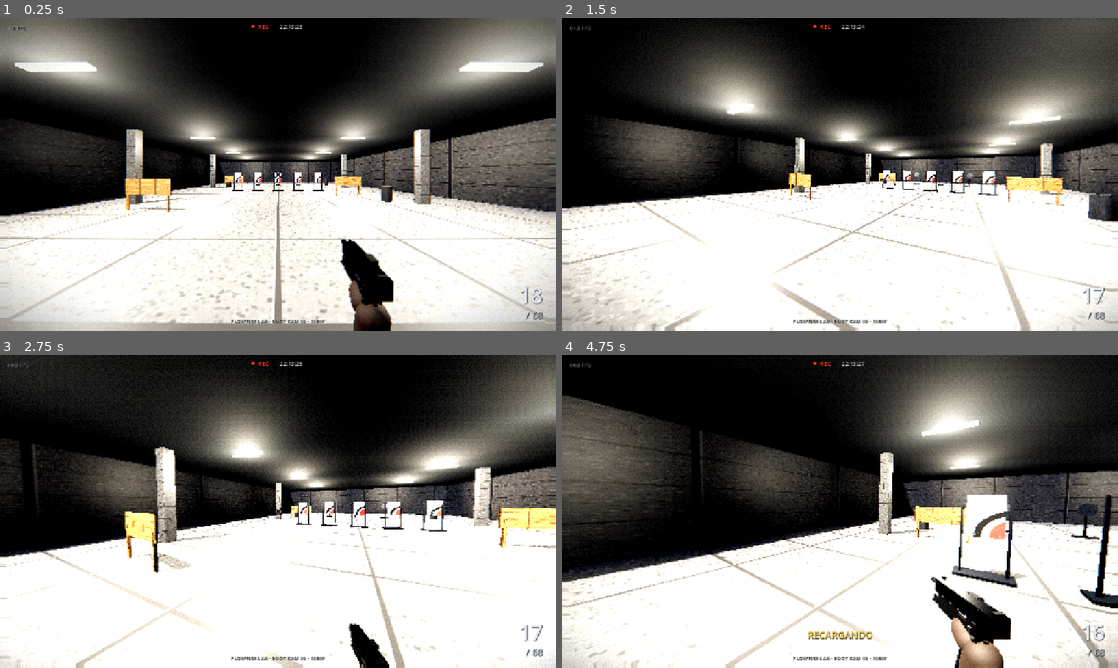
Above: before the commit, frames 1-4 (two rows, left to right).
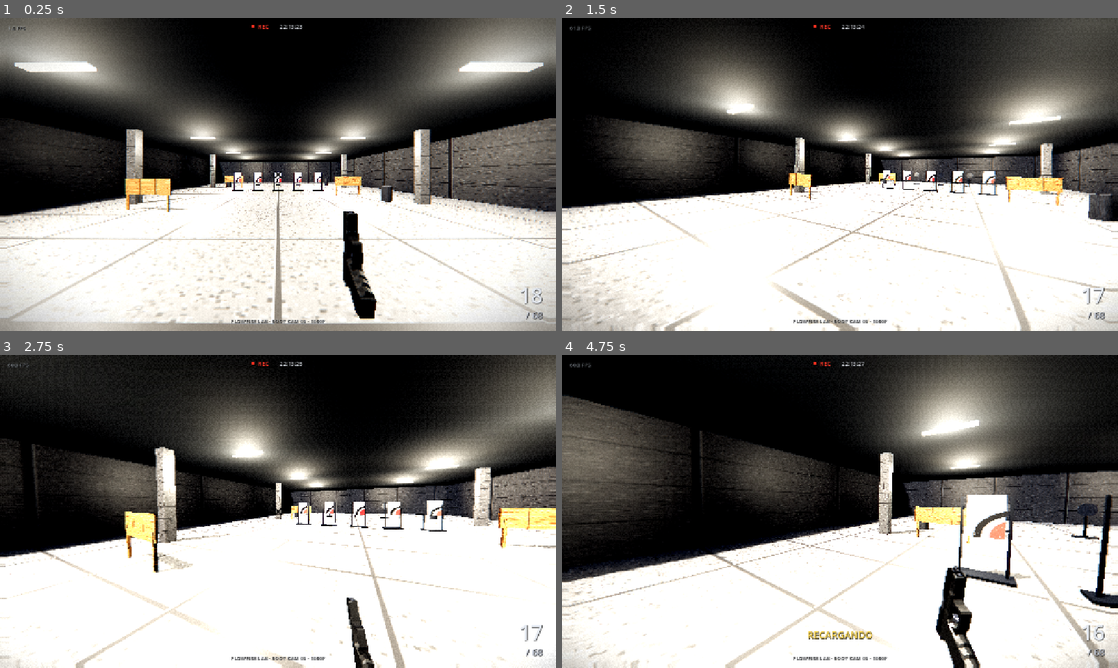
Above: after the commit, the same moments.

Repository: AlexisOsorio256/flow-fire
Game: Godot game, scene res://scenes/Main.tscn
The game is run twice, just before and just after one commit, with the same random seed, the same clock (stepped at 60 frames per second) and the same inputs.
Inputs (mouse positions are in pixels of both pictures, inside the frame that each line leads up to):
- Up to frame 1 (0.25 s): no input
- Up to frame 2 (1.5 s): tap Enter at 0.5 s; move the mouse to (962, 158) at 0.52 s; hold D 0.53-1.28 s; tap R at 0.6 s; click (962, 158) at 0.67 s; move the mouse to (812, 174) at 1.27 s; hold W from 1.28 s (still down); tap F at 1.35 s
- Up to frame 3 (2.75 s): keep holding W; move the mouse to (289, 505) at 2.02 s; hold Shift from 2.03 s (still down)
- Up to frame 4 (4.75 s): keep holding W; move the mouse to (834, 517) at 2.77 s; release Shift at 2.78 s; tap Ctrl at 2.85 s; click (834, 517) at 2.92 s; move the mouse to (878, 514) at 3.52 s; tap R at 3.6 s; move the mouse to (795, 508) at 4.27 s; tap F at 4.35 s

The runs differ from the first frame. In frame 1, 1.9% of the frame differs, in the area x 2-97%, y 16-100%; in frame 2, 0.1%; in frame 3, 0.9%; in frame 4, 2.9%, in the area x 1-100%, y 21-100%.

Commit message:
Integra Glock 19 riggeado MIT, limita audio y limpia artefactos de render

Diff:
--- /dev/null
+++ b/scenes/WeaponPreview.tscn
@@ -0,0 +1,6 @@
+[gd_scene load_steps=2 format=3]
+
+[ext_resource type="Script" path="res://scripts/WeaponPreview.gd" id="1_preview"]
+
+[node name="WeaponPreview" type="Node3D"]
+script = ExtResource("1_preview")
--- a/scripts/GameAudio.gd
+++ b/scripts/GameAudio.gd
@@ -23,7 +23,17 @@
 }
 
 
-func play_shot(volume_db: float = -1.5) -> void:
+func _ready() -> void:
+    var master := AudioServer.get_bus_index("Master")
+    if master >= 0:
+        var limiter := AudioEffectHardLimiter.new()
+        limiter.ceiling_db = -0.6
+        limiter.pre_gain_db = 0.0
+        limiter.release = 0.12
+        AudioServer.add_bus_effect(master, limiter)
+
+
+func play_shot(volume_db: float = -3.0) -> void:
     var p := AudioStreamPlayer.new()
     p.stream = SHOT_STREAMS[randi() % SHOT_STREAMS.size()]
     p.volume_db = volume_db + randf_range(-1.2, 1.2)
--- a/scripts/Glock.gd
+++ b/scripts/Glock.gd
@@ -72,6 +72,23 @@
 
 var muzzle_world_pos := Vector3.ZERO
 
+var model_root: Node3D
+var skeleton: Skeleton3D
+var glock_mesh: MeshInstance3D
+var bone_slide := -1
+var bone_trigger := -1
+var bone_magazine := -1
+var bone_barrel := -1
+var rest_slide := Transform3D.IDENTITY
+var rest_trigger := Transform3D.IDENTITY
+var rest_magazine := Transform3D.IDENTITY
+var slide_axis := Vector3(0, 1, 0)
+var magazine_axis := Vector3(0, 0, -1)
+var model_units_per_meter := 0.241
+var mag_visual_drop := 0.0
+var reload_pose_blend := 0.0
+var trigger_visual := 0.0
+
 
 func _ready() -> void:
     pose_root = Node3D.new()
@@ -84,6 +101,7 @@
 
     _build_materials()
     _build_model()
+    _setup_bones()
     _emit_ammo()
 
 
@@ -149,6 +167,7 @@
     _update_recoil(delta)
     _update_reload(delta)
     _update_pose(delta)
+    _apply_bone_poses()
 
     muzzle_timer = maxf(0.0, muzzle_timer - delta)
     shot_pulse = maxf(0.0, shot_pulse - delta * 8.0)
@@ -163,6 +182,8 @@
 
 
 func _update_trigger(delta: float) -> void:
+    trigger_visual += ((1.0 if trigger_held else 0.0) - trigger_visual) * (1.0 - exp(-18.0 * delta))
+
     if trigger_held and trigger_ready and _can_fire():
         _fire()
         return
@@ -293,6 +314,16 @@
         slide_pos = 0.039
         slide_vel = -4.2
         GameAudio.play_2d("slide", -3.0)
+
+    var drop_t := 0.0
+    if reload_elapsed < seat_start - 0.22:
+        drop_t = _smooth(out_t)
+    elif reload_elapsed < seat_start:
+        drop_t = 1.0
+    else:
+        drop_t = 1.0 - _smooth(in_t)
+    mag_visual_drop = drop_t * 0.20
+    reload_pose_blend = sin(clampf(reload_elapsed / maxf(reload_total, 0.001), 0.0, 1.0) * PI)
 
     if reload_elapsed >= reload_total:
         _finish_reload()
@@ -315,6 +346,8 @@
     if mag_group != null:
         mag_group.position = Vector3(0.0, mag_base_y, mag_base_z)
         mag_group.rotation.x = deg_to_rad(-15.0)
+    mag_visual_drop = 0.0
+    reload_pose_blend = 0.0
     _emit_ammo()
 
 
@@ -353,6 +386,9 @@
     rot.y += sway.x * 0.5 + sin(idle_phase * 0.73 + 1.0) * 0.0020 * (1.0 - aim_blend * 0.6)
     rot.z += -_last_local_move.x * 0.012 - sin(bob_phase) * 0.012 * sprint_blend
 
+    pos.y -= reload_pose_blend * 0.07
+    pos.z += reload_pose_blend * 0.03
+    rot.x += reload_pose_blend * 0.32
     pose_root.position = pos
     pose_root.rotation = rot
 
@@ -391,7 +427,7 @@
     get_tree().current_scene.add_child(shell)
     shell.global_transform = ejection_port.global_transform
     var basis := ejection_port.global_transform.basis
-    var local_vel := Vector3(1.5 + randf() * 1.1, 1.7 + randf() * 0.9, 0.9 + randf() * 0.5)
+    var local_vel := Vector3(1.5 + randf() * 1.1, -1.0 - randf() * 0.6, 1.7 + randf() * 0.9)
     shell.linear_velocity = basis * local_vel + player_velocity * 0.8
     shell.angular_velocity = Vector3(randf_range(-16.0, 16.0), randf_range(-16.0, 16.0), randf_range(-16.0, 16.0))
 
@@ -455,74 +491,64 @@
 
 
 func _build_model() -> void:
+    var packed := load("res://assets/models/glock_rigged.glb") as PackedScene
+    # El GLB viene de FBX2glTF con escala interna de armature (~48.3).
+    # Lo normalizamos para que el arma mida ~18.6 cm reales.
+    const LOCAL_LENGTH := 0.045424
+    const DESIRED_LENGTH := 0.186
+    const ARMATURE_SCALE := 48.2968
+    var visual_scale := DESIRED_LENGTH / LOCAL_LENGTH
+    var root_scale := visual_scale / ARMATURE_SCALE
+    model_units_per_meter = 1.0 / visual_scale
+    if packed != null:
+        model_root = packed.instantiate()
+        model_root.name = "GlockModel"
+        # Modelo local: +X derecha, +Y cañón, +Z arriba.
+        # Godot arma local: +X derecha, -Z cañón (adelante), +Y arriba.
+        var target_basis := Basis(Vector3(1, 0, 0), Vector3(0, 0, -1), Vector3(0, 1, 0))
+        model_root.transform.basis = target_basis.scaled(Vector3(root_scale, root_scale, root_scale))
+        model_root.position = Vector3(0.0, 0.0, 0.0)
+        recoil_node.add_child(model_root)
+
+        skeleton = model_root.find_child("Skeleton3D", true, false) as Skeleton3D
+        glock_mesh = model_root.find_child("Glock19", true, false) as MeshInstance3D
+        var bullet_mesh := model_root.find_child("Glock19_001", true, false) as MeshInstance3D
+        if bullet_mesh != null:
+            bullet_mesh.visible = false
+        _apply_model_materials()
+    else:
+        push_error("No se pudo cargar el modelo Glock riggeado")
+
     slide = Node3D.new()
-    slide.name = "Slide"
+    slide.name = "SlideMarker"
     recoil_node.add_child(slide)
-
-    _box(slide, "SlideBody", Vector3(0.028, 0.032, 0.175), Vector3(0, 0.002, -0.02), slide_mat)
-    for i in range(6):
-        _box(slide, "RearSerration", Vector3(0.0285, 0.024, 0.0016), Vector3(0, 0.004, 0.052 - i * 0.0068), dark_mat)
-    for i in range(5):
-        _box(slide, "FrontSerration", Vector3(0.0282, 0.019, 0.0016), Vector3(0, 0.004, -0.078 - i * 0.0072), dark_mat)
-    _box(slide, "EjectionPort", Vector3(0.0135, 0.0085, 0.031), Vector3(0.0143, 0.015, -0.012), dark_mat)
-    _box(slide, "RearSight", Vector3(0.0155, 0.0062, 0.0075), Vector3(0, 0.021, 0.062), dark_mat)
-    _box(slide, "RearSightLeft", Vector3(0.004, 0.0065, 0.0075), Vector3(-0.0062, 0.021, 0.062), dark_mat)
-    _box(slide, "RearSightRight", Vector3(0.004, 0.0065, 0.0075), Vector3(0.0062, 0.021, 0.062), dark_mat)
-    _box(slide, "FrontSight", Vector3(0.005, 0.0086, 0.006), Vector3(0, 0.022, -0.095), dark_mat)
-    _box(slide, "FrontSightDot", Vector3(0.0031, 0.0028, 0.002), Vector3(0, 0.0271, -0.0945), sight_mat)
-
     barrel_group = Node3D.new()
-    barrel_group.name = "BarrelGroup"
+    barrel_group.name = "BarrelMarker"
     recoil_node.add_child(barrel_group)
-    _cylinder(barrel_group, "Barrel", 0.055, 0.0125, Vector3(0, 0.001, -0.112), steel_mat, Vector3(90, 0, 0))
-    _cylinder(barrel_group, "Muzzle", 0.008, 0.0138, Vector3(0, 0.001, -0.142), dark_mat, Vector3(90, 0, 0))
-
-    var frame := Node3D.new()
-    frame.name = "Frame"
-    recoil_node.add_child(frame)
-    _box(frame, "FrameBody", Vector3(0.0295, 0.033, 0.128), Vector3(0, -0.029, -0.03), frame_mat)
-    _box(frame, "DustCover", Vector3(0.0285, 0.019, 0.075), Vector3(0, -0.033, -0.077), frame_mat)
-    for i in range(4):
-        _box(frame, "RailTooth", Vector3(0.0288, 0.0026, 0.004), Vector3(0, -0.0425, -0.102 - i * 0.0075), frame_mat)
-
-    var grip := Node3D.new()
-    grip.name = "Grip"
-    frame.add_child(grip)
-    grip.position = Vector3(0, -0.064, 0.016)
-    grip.rotation.x = deg_to_rad(15.0)
-    _box(grip, "GripBody", Vector3(0.0295, 0.105, 0.039), Vector3(0, -0.045, 0), frame_mat)
-    _box(grip, "Beavertail", Vector3(0.0295, 0.012, 0.028), Vector3(0, 0.006, 0.004), frame_mat)
-    _box(grip, "Backstrap", Vector3(0.026, 0.09, 0.008), Vector3(0, -0.045, -0.018), frame_mat)
-    for i in range(3):
-        _box(grip, "FingerGroove", Vector3(0.0298, 0.007, 0.036), Vector3(0, -0.012 - i * 0.027, 0.004), frame_mat)
-
     mag_group = Node3D.new()
-    mag_group.name = "MagGroup"
-    frame.add_child(mag_group)
-    mag_group.position = Vector3(0.0, mag_base_y, mag_base_z)
-    mag_group.rotation.x = deg_to_rad(-15.0)
-    _box(mag_group, "Magazine", Vector3(0.021, 0.102, 0.031), Vector3(0, -0.045, -0.002), steel_mat)
-    _box(mag_group, "MagBase", Vector3(0.033, 0.006, 0.038), Vector3(0, -0.098, -0.003), dark_mat)
-
-    trigger_mesh = _box(frame, "Trigger", Vector3(0.006, 0.014, 0.0045), Vector3(0, -0.045, 0.038), dark_mat)
-    _box(frame, "SlideStopLever", Vector3(0.003, 0.006, 0.022), Vector3(-0.016, -0.017, 0.0), steel_mat)
-    _box(frame, "TakedownLever", Vector3(0.0028, 0.009, 0.006), Vector3(-0.016, -0.029, 0.02), steel_mat)
-    _box(frame, "MagRelease", Vector3(0.0025, 0.007, 0.007), Vector3(-0.0165, -0.041, 0.028), steel_mat)
-
-    var right_hand := _capsule(frame, "RightHand", 0.098, 0.028, Vector3(0, -0.089, 0.024), hand_mat)
-    right_hand.rotation.x = deg_to_rad(17.0)
-    var left_hand := _capsule(frame, "LeftHand", 0.07, 0.026, Vector3(-0.002, -0.056, -0.004), hand_mat)
-    left_hand.rotation.x = deg_to_rad(-68.0)
-    left_hand.rotation.z = deg_to_rad(-6.0)
-
+    mag_group.name = "MagMarker"
+    recoil_node.add_child(mag_group)
+    trigger_mesh = MeshInstance3D.new()
+    trigger_mesh.name = "TriggerDummy"
+    recoil_node.add_child(trigger_mesh)
+
+    var marker_parent: Node3D = skeleton if skeleton != null else (model_root if model_root != null else recoil_node)
     muzzle = Node3D.new()
     muzzle.name = "Muzzle"
-    recoil_node.add_child(muzzle)
-    muzzle.position = Vector3(0, 0.002, -0.152)
-
+    marker_parent.add_child(muzzle)
+    muzzle.position = Vector3(0.0, 0.0235, 0.0145)
+    _build_flash()
+
+    ejection_port = Node3D.new()
+    ejection_port.name = "EjectionPort"
+    marker_parent.add_child(ejection_port)
+    ejection_port.position = Vector3(0.0036, 0.010, 0.016)
+
+
+func _build_flash() -> void:
     muzzle_flash = MeshInstance3D.new()
     var flash_quad := QuadMesh.new()
-    flash_quad.size = Vector2(0.085, 0.085)
+    flash_quad.size = Vector2(0.075, 0.075)
     flash_quad.material = flash_mat
     muzzle_flash.mesh = flash_quad
     muzzle_flash.cast_shadow = GeometryInstance3D.SHADOW_CASTING_SETTING_OFF
@@ -531,7 +557,7 @@
 
     muzzle_flash_2 = MeshInstance3D.new()
     var core_quad := QuadMesh.new()
-    core_quad.size = Vector2(0.042, 0.042)
+    core_quad.size = Vector2(0.036, 0.036)
     core_quad.material = flash_mat
     muzzle_flash_2.mesh = core_quad
     muzzle_flash_2.cast_shadow = GeometryInstance3D.SHADOW_CASTING_SETTING_OFF
@@ -545,10 +571,58 @@
     muzzle_light.shadow_enabled = false
     muzzle.add_child(muzzle_light)
 
-    ejection_port = Node3D.new()
-    ejection_port.name = "EjectionPort"
-    slide.add_child(ejection_port)
-    ejection_port.position = Vector3(0.0143, 0.015, -0.012)
+
+func _apply_model_materials() -> void:
+    if glock_mesh == null or glock_mesh.mesh == null:
+        return
+    var mats: Array[Material] = [
+        frame_mat, dark_mat, slide_mat,
+        steel_mat, steel_mat, dark_mat,
+        brass_mat, brass_mat, brass_mat,
+    ]
+    var count := mini(glock_mesh.mesh.get_surface_count(), mats.size())
+    for i in range(count):
+        glock_mesh.set_surface_override_material(i, mats[i])
+    glock_mesh.cast_shadow = GeometryInstance3D.SHADOW_CASTING_SETTING_OFF
+
+
+func _setup_bones() -> void:
+    if skeleton == null:
+        return
+    bone_slide = skeleton.find_bone("Slide")
+    bone_trigger = skeleton.find_bone("Trigger")
+    bone_magazine = skeleton.find_bone("Magazine")
+    bone_barrel = skeleton.find_bone("Barrel")
+
+    if bone_slide >= 0:
+        rest_slide = skeleton.get_bone_rest(bone_slide)
+    if bone_trigger >= 0:
+        rest_trigger = skeleton.get_bone_rest(bone_trigger)
+    if bone_magazine >= 0:
+        rest_magazine = skeleton.get_bone_rest(bone_magazine)
+
+    var root_idx := skeleton.find_bone("Root")
+    if root_idx >= 0:
+        var root_rest := skeleton.get_bone_global_rest(root_idx)
+        var inverse_root := root_rest.basis.inverse()
+        # Modelo local: +Y = frente del cañón, +Z = arriba.
+        slide_axis = (inverse_root * Vector3(0, -1, 0)).normalized()
+        magazine_axis = (inverse_root * Vector3(0, 0, -1)).normalized()
+
+
+func _apply_bone_poses() -> void:
+    if skeleton == null:
+        return
+    if bone_slide >= 0:
+        var slide_units := slide_pos * model_units_per_meter
+        skeleton.set_bone_pose_position(bone_slide, rest_slide.origin + slide_axis * slide_units)
+    if bone_magazine >= 0:
+        var mag_units := mag_visual_drop * model_units_per_meter
+        skeleton.set_bone_pose_position(bone_magazine, rest_magazine.origin + magazine_axis * mag_units)
+    if bone_trigger >= 0:
+        var angle := -0.30 * trigger_visual
+        var trigger_basis := rest_trigger.basis.rotated(Vector3(1, 0, 0), angle)
+        skeleton.set_bone_pose_rotation(bone_trigger, trigger_basis)
 
 
 func _box(parent: Node3D, mesh_name: String, size: Vector3, pos: Vector3, mat: Material) -> MeshInstance3D:
--- a/scripts/Main.gd
+++ b/scripts/Main.gd
@@ -46,9 +46,7 @@
     env.adjustment_enabled = true
     env.adjustment_contrast = 1.08
     env.adjustment_saturation = 0.94
-    env.ssao_enabled = true
-    env.ssao_radius = 0.65
-    env.ssao_intensity = 1.45
+    env.ssao_enabled = false
     env.ssil_enabled = false
     env.glow_enabled = true
     env.glow_intensity = 0.55
--- /dev/null
+++ b/scripts/WeaponPreview.gd
@@ -0,0 +1,64 @@
+extends Node3D
+
+const MODEL := preload("res://assets/models/glock_rigged.glb")
+
+
+func _ready() -> void:
+    var env := WorldEnvironment.new()
+    var e := Environment.new()
+    e.background_mode = Environment.BG_COLOR
+    e.background_color = Color(0.045, 0.055, 0.07)
+    e.ambient_light_source = Environment.AMBIENT_SOURCE_COLOR
+    e.ambient_light_color = Color(0.75, 0.78, 0.85)
+    e.ambient_light_energy = 0.7
+    e.tonemap_mode = Environment.TONE_MAPPER_ACES
+    env.environment = e
+    add_child(env)
+
+    var sun := DirectionalLight3D.new()
+    sun.rotation_degrees = Vector3(-48.0, -38.0, 0.0)
+    sun.light_energy = 1.6
+    sun.shadow_enabled = true
+    add_child(sun)
+
+    var fill := OmniLight3D.new()
+    fill.position = Vector3(-0.5, 0.35, 0.45)
+    fill.light_energy = 2.0
+    fill.omni_range = 3.0
+    add_child(fill)
+
+    var model := MODEL.instantiate()
+    const LOCAL_LENGTH := 0.045424
+    const DESIRED_LENGTH := 0.186
+    const ARMATURE_SCALE := 48.2968
+    var visual_scale := DESIRED_LENGTH / LOCAL_LENGTH
+    var root_scale := visual_scale / ARMATURE_SCALE
+    var target_basis := Basis(Vector3(1, 0, 0), Vector3(0, 0, -1), Vector3(0, 1, 0))
+    model.transform.basis = target_basis.scaled(Vector3(root_scale, root_scale, root_scale))
+    model.position = Vector3(0.17, -0.185, -0.345)
+    add_child(model)
+
+    var bullet_mesh := model.find_child("Glock19_001", true, false) as MeshInstance3D
+    if bullet_mesh != null:
+        bullet_mesh.visible = false
+
+    var cam := Camera3D.new()
+    add_child(cam)
+    cam.position = Vector3.ZERO
+    cam.rotation = Vector3.ZERO
+    cam.fov = 82.0
+    cam.current = true
+
+    await get_tree().process_frame
+    var mesh := model.find_child("Glock19", true, false) as MeshInstance3D
+    if mesh != null:
+        print("PREVIEW mesh scale=", mesh.global_transform.basis.get_scale(), " aabb=", mesh.get_aabb())
+    var sk := model.find_child("Skeleton3D", true, false) as Skeleton3D
+    if sk != null:
+        print("PREVIEW skeleton scale=", sk.global_transform.basis.get_scale())
+    await get_tree().create_timer(0.4).timeout
+    await RenderingServer.frame_post_draw
+    var image := get_viewport().get_texture().get_image()
+    image.save_png("/tmp/weapon_preview.png")
+    print("PREVIEW saved ", image.get_size())
+    get_tree().quit()
--- a/scripts/World.gd
+++ b/scripts/World.gd
@@ -135,8 +135,11 @@
     sun.light_energy = 1.15
     sun.light_color = Color(1.0, 0.96, 0.9)
     sun.shadow_enabled = true
-    sun.directional_shadow_max_distance = 70.0
-    sun.shadow_bias = 0.04
+    sun.directional_shadow_max_distance = 55.0
+    sun.shadow_bias = 0.08
+    sun.shadow_normal_bias = 1.0
+    sun.shadow_blur = 1.5
+    sun.directional_shadow_blend_splits = true
     add_child(sun)
 
     for z in [-4.0, -12.0, -20.0, -28.0]:
Binary file added: assets/models/glock_rigged.glb
Not shown, added: assets/models/glock_rigged.glb.import
Not shown, added: scripts/WeaponPreview.gd.uid
Not shown, added: CREDITS_MODELS.md
Not shown, changed: README.md
